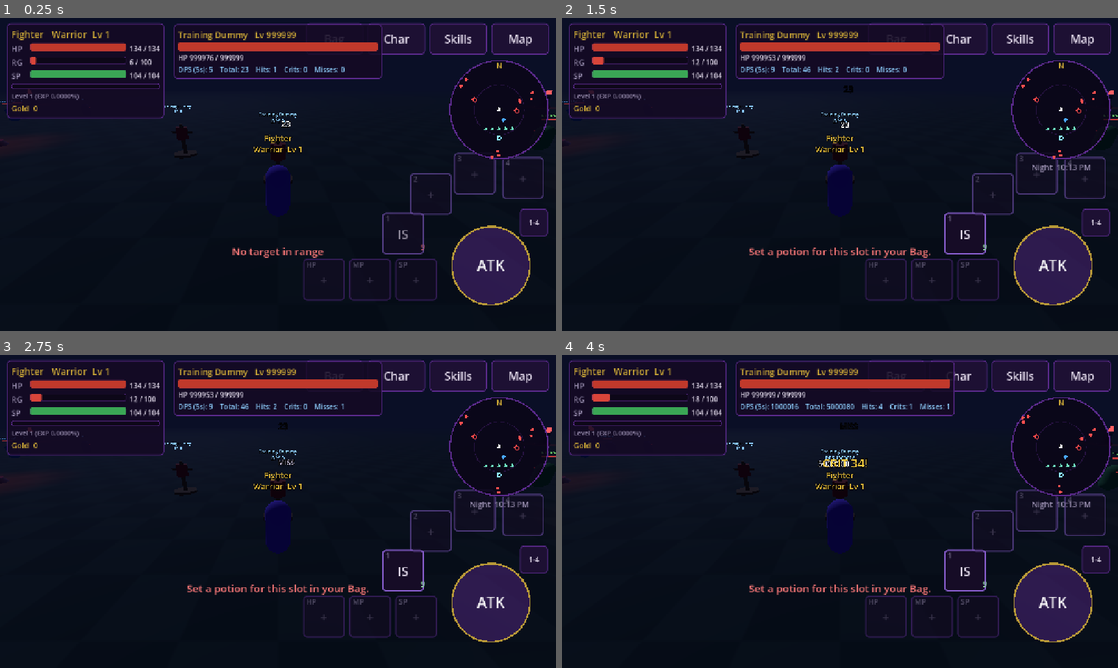
Above: before the commit, frames 1-4 (two rows, left to right).
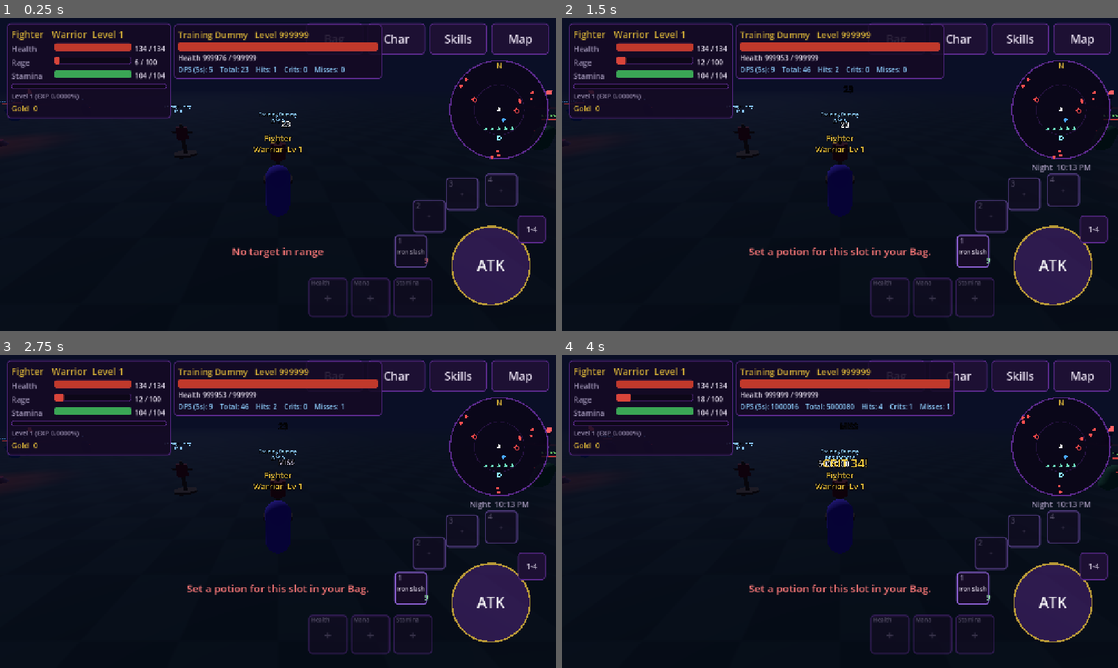
Above: after the commit, the same moments.

Repository: seanpaulodal/TheShadowMoons
Game: Godot game, scene res://dev/combat_scene_test.tscn
The game is run twice, just before and just after one commit, with the same random seed, the same clock (stepped at 60 frames per second) and the same inputs. This scene is started directly instead of the project's main scene.
Inputs (mouse positions are in pixels of both pictures, inside the frame that each line leads up to):
- Up to frame 1 (0.25 s): no input
- Up to frame 2 (1.5 s): click (884, 280) at 0.5 s, where only the run before the commit has a clickable "HP"; click (890, 296) at 1.25 s, where only the run after the commit has a clickable "Health"
- Up to frame 3 (2.75 s): click (372, 617) at 2 s, where only the run before the commit has a clickable "MP"
- Up to frame 4 (4 s): click (934, 633) at 2.75 s, where only the run after the commit has a clickable "Mana"; click (979, 617) at 3.5 s, where only the run before the commit has a clickable "SP"

The runs differ from the first frame. In frame 1, 3.6% of the frame differs, in the area x 2-99%, y 1-96%; in frame 2, 3.6%; in frame 3, 3.6%; in frame 4, 3.7%.

Commit message:
update skill slots name

Diff:
--- a/ui/hud/combat_hud.gd
+++ b/ui/hud/combat_hud.gd
@@ -19,6 +19,28 @@
 var fade_seconds: float = 0.35
 
 signal teleported(waypoint_id: String)
+
+const MAX_LABEL_CHARS: int = 10
+const QUICK_SLOT_LABEL_CHARS: int = 7
+const VITALS_WIDTH: float = 368.0
+const VITALS_HEIGHT: float = 0.0
+const BAR_WIDTH: float = 176.0
+const BAR_HEIGHT: float = 18.0
+const QUICK_SLOT_SIZE: float = 90.0
+const SKILL_BUTTON_SIZE: float = 76.0
+const SKILL_ARC_RADIUS: float = 188.0
+const LABEL_WORDS := {
+	"hp": "Health",
+	"health": "Health",
+	"mp": "Mana",
+	"mana": "Mana",
+	"sp": "Stamina",
+	"stamina": "Stamina",
+	"rg": "Rage",
+	"exp": "Experience",
+	"lv": "Level",
+	"atk": "Attack",
+}
 
 var _player: PlayerController
 var _controls: TouchControls
@@ -65,6 +87,90 @@
 var _refresh_time: float = 0.0
 
 
+func _word_label(raw_label: String, max_chars: int = MAX_LABEL_CHARS) -> String:
+	var trimmed := raw_label.strip_edges()
+	if trimmed == "":
+		return ""
+	var word := str(LABEL_WORDS.get(trimmed.to_lower(), trimmed))
+	if word.length() <= max_chars:
+		return word
+	if max_chars <= 3:
+		return "...".substr(0, max_chars)
+	return word.left(max_chars - 3) + "..."
+
+
+func _extract_name_from_variant(entry: Variant) -> String:
+	if entry is Dictionary:
+		var d := entry as Dictionary
+		for key in ["name", "display_name", "title", "label"]:
+			if d.has(key) and str(d[key]).strip_edges() != "":
+				return str(d[key]).strip_edges()
+	elif entry is Object and entry != null:
+		for prop in ["name", "display_name", "title", "skill_name"]:
+			if prop in entry and str(entry.get(prop)).strip_edges() != "":
+				return str(entry.get(prop)).strip_edges()
+	return ""
+
+
+func _skill_display_name(skill_id: String) -> String:
+	if skill_id == "":
+		return "+"
+
+	var db_type: Variant = SkillDB
+	if db_type != null:
+		for method_name in ["display_name", "skill_name", "name_of", "get_name", "title_of"]:
+			if db_type.has_method(method_name):
+				var resolved := str(db_type.call(method_name, skill_id)).strip_edges()
+				if resolved != "" and resolved.to_lower() != skill_id.to_lower():
+					return resolved
+
+		for getter_name in ["get_skill", "skill_data", "get_entry", "entry", "definition", "data_of"]:
+			if db_type.has_method(getter_name):
+				var entry_name := _extract_name_from_variant(db_type.call(getter_name, skill_id))
+				if entry_name != "":
+					return entry_name
+
+		for dict_prop in ["skills", "SKILLS", "entries", "DEFINITIONS", "definitions", "catalog", "db"]:
+			if dict_prop in db_type and db_type.get(dict_prop) is Dictionary:
+				var dict_val: Dictionary = db_type.get(dict_prop)
+				if dict_val.has(skill_id):
+					var dict_name := _extract_name_from_variant(dict_val[skill_id])
+					if dict_name != "":
+						return dict_name
+				for v in dict_val.values():
+					if v is Dictionary and str((v as Dictionary).get("id", "")) == skill_id:
+						var nested_name := _extract_name_from_variant(v)
+						if nested_name != "":
+							return nested_name
+
+	return skill_id.replace("_", " ").capitalize()
+
+
+func _replace_atk_in_tree(node: Node, attack_word: String) -> void:
+	if node == null:
+		return
+	if node is Button:
+		var btn := node as Button
+		if btn.text.strip_edges().to_upper() == "ATK":
+			btn.text = attack_word
+	elif node is Label:
+		var lbl := node as Label
+		if lbl.text.strip_edges().to_upper() == "ATK":
+			lbl.text = attack_word
+	for child in node.get_children():
+		_replace_atk_in_tree(child, attack_word)
+
+
+func _apply_attack_label_if_present() -> void:
+	var attack_word := _word_label("ATK")
+	if _controls != null:
+		for prop in ["attack_text", "atk_text", "attack_label", "atk_label"]:
+			if prop in _controls and _controls.get(prop) is String:
+				_controls.set(prop, attack_word)
+		_replace_atk_in_tree(_controls, attack_word)
+	_replace_atk_in_tree(self, attack_word)
+
+
 func setup(player: PlayerController) -> void:
 	_player = player
 	_controls = player.controls
@@ -84,6 +190,7 @@
 	_build_minimap()
 	_build_windows()
 	_build_fade()
+	_apply_attack_label_if_present()
 
 	Session.reward_granted.connect(_on_reward)
 	Session.character_changed.connect(_refresh_player)
@@ -187,6 +294,7 @@
 	add_child(column)
 
 	var frame := PanelContainer.new()
+	frame.custom_minimum_size = Vector2(VITALS_WIDTH, VITALS_HEIGHT)
 	frame.add_theme_stylebox_override("panel", _panel_style())
 	column.add_child(frame)
 	var box := VBoxContainer.new()
@@ -198,18 +306,18 @@
 	_name_label.add_theme_color_override("font_color", TSMTheme.ACCENT)
 	box.add_child(_name_label)
 
-	var hp := _bar_row(box, "HP", Color("c0392b"))
+	var hp := _bar_row(box, _word_label("HP"), Color("c0392b"))
 	_hp_bar = hp[0]
 	_hp_text = hp[1]
-	var mp := _bar_row(box, "MP", Color("2f7fd1"))
+	var mp := _bar_row(box, _word_label("MP"), Color("2f7fd1"))
 	_mp_bar = mp[0]
 	_mp_text = mp[1]
 	_mp_label = mp[2]
-	var sp := _bar_row(box, "SP", Color("3aa655"))
+	var sp := _bar_row(box, _word_label("SP"), Color("3aa655"))
 	_sp_bar = sp[0]
 	_sp_text = sp[1]
 
-	_exp_bar = _make_bar(Color("8fd0ff"), Vector2(300, 12))
+	_exp_bar = _make_bar(Color("8fd0ff"), Vector2(VITALS_WIDTH - 24.0, 12.0))
 	box.add_child(_exp_bar)
 	_exp_text = Label.new()
 	_exp_text.add_theme_font_size_override("font_size", 15)
@@ -237,16 +345,18 @@
 	parent.add_child(row)
 
 	var label := Label.new()
-	label.text = label_text
-	label.custom_minimum_size = Vector2(36, 0)
+	label.text = _word_label(label_text)
+	label.custom_minimum_size = Vector2(92, 0)
+	label.text_overrun_behavior = TextServer.OVERRUN_TRIM_ELLIPSIS
 	label.add_theme_font_size_override("font_size", 18)
 	label.add_theme_color_override("font_color", TSMTheme.MUTED)
 	row.add_child(label)
 
-	var bar := _make_bar(color, Vector2(220, 18))
+	var bar := _make_bar(color, Vector2(BAR_WIDTH, BAR_HEIGHT))
 	row.add_child(bar)
 
 	var value := Label.new()
+	value.custom_minimum_size = Vector2(74, 0)
 	value.add_theme_font_size_override("font_size", 16)
 	row.add_child(value)
 	return [bar, value, label]
@@ -424,26 +534,28 @@
 func _build_quick_slots() -> void:
 	var row := HBoxContainer.new()
 	row.set_anchors_preset(Control.PRESET_BOTTOM_RIGHT)
-	row.offset_right = -264
-	row.offset_left = -264 - 3 * 106
-	row.offset_bottom = -70
-	row.offset_top = -166
-	row.add_theme_constant_override("separation", 10)
+	row.offset_right = -276
+	row.offset_left = -276 - 3 * (QUICK_SLOT_SIZE + 8.0)
+	row.offset_bottom = -32
+	row.offset_top = -32 - QUICK_SLOT_SIZE
+	row.add_theme_constant_override("separation", 8)
 	add_child(row)
 
 	var tags := {"health": "HP", "mana": "MP", "stamina": "SP"}
 	for resource in DataRegistry.get_config("consumable_rules").get("quick_slots", []):
 		var button := Button.new()
-		button.custom_minimum_size = Vector2(96, 96)
+		button.custom_minimum_size = Vector2(QUICK_SLOT_SIZE, QUICK_SLOT_SIZE)
 		for state in ["normal", "hover", "pressed", "focus"]:
 			button.add_theme_stylebox_override(state, GameWindow.slot_style(Color("5b2a8c"), false))
 		button.pressed.connect(_on_quick_slot.bind(str(resource)))
 		row.add_child(button)
 
 		var tag := Label.new()
-		tag.text = str(tags.get(resource, ""))
-		tag.position = Vector2(8, 2)
-		tag.add_theme_font_size_override("font_size", 16)
+		tag.text = _word_label(str(tags.get(resource, resource)), QUICK_SLOT_LABEL_CHARS)
+		tag.position = Vector2(6, 2)
+		tag.size = Vector2(QUICK_SLOT_SIZE - 12.0, 20)
+		tag.text_overrun_behavior = TextServer.OVERRUN_TRIM_ELLIPSIS
+		tag.add_theme_font_size_override("font_size", 13)
 		tag.add_theme_color_override("font_color", TSMTheme.MUTED)
 		tag.mouse_filter = Control.MOUSE_FILTER_IGNORE
 		button.add_child(tag)
@@ -486,16 +598,17 @@
 ## Four skill buttons in an arc above and left of the ATK button, and a small
 ## button that swaps them between slots 1-4 and 5-8.
 func _build_skill_buttons() -> void:
-	var center := Vector2(-150.0, -150.0)            # the ATK button, from the bottom right corner
+	var center := Vector2(-152.0, -138.0)            # the ATK button, from the bottom right corner
+	var half_button := SKILL_BUTTON_SIZE * 0.5
 	for index in 4:
-		var angle := deg_to_rad([160.0, 130.0, 100.0, 70.0][index])
-		var middle := center + Vector2(cos(angle), -sin(angle)) * 215.0
+		var angle := deg_to_rad([166.0, 138.0, 110.0, 82.0][index])
+		var middle := center + Vector2(cos(angle), -sin(angle)) * SKILL_ARC_RADIUS
 		var button := Button.new()
 		button.set_anchors_preset(Control.PRESET_BOTTOM_RIGHT)
-		button.offset_left = middle.x - 48.0
-		button.offset_right = middle.x + 48.0
-		button.offset_top = middle.y - 48.0
-		button.offset_bottom = middle.y + 48.0
+		button.offset_left = middle.x - half_button
+		button.offset_right = middle.x + half_button
+		button.offset_top = middle.y - half_button
+		button.offset_bottom = middle.y + half_button
 		for state in ["normal", "hover", "pressed", "focus"]:
 			button.add_theme_stylebox_override(state, GameWindow.slot_style(Color("8a5fd0"), false))
 		button.pressed.connect(_on_skill_button.bind(index + 1))
@@ -510,10 +623,19 @@
 		button.add_child(number)
 
 		var icon := Label.new()
-		icon.set_anchors_and_offsets_preset(Control.PRESET_FULL_RECT)
+		icon.anchor_left = 0.0
+		icon.anchor_right = 1.0
+		icon.anchor_top = 0.0
+		icon.anchor_bottom = 1.0
+		icon.offset_left = 4.0
+		icon.offset_right = -4.0
+		icon.offset_top = 18.0
+		icon.offset_bottom = -16.0
 		icon.horizontal_alignment = HORIZONTAL_ALIGNMENT_CENTER
 		icon.vertical_alignment = VERTICAL_ALIGNMENT_CENTER
-		icon.add_theme_font_size_override("font_size", 30)
+		icon.autowrap_mode = TextServer.AUTOWRAP_WORD_SMART
+		icon.text_overrun_behavior = TextServer.OVERRUN_TRIM_ELLIPSIS
+		icon.add_theme_font_size_override("font_size", 13)
 		icon.mouse_filter = Control.MOUSE_FILTER_IGNORE
 		button.add_child(icon)
 
@@ -543,7 +665,7 @@
 
 	_swap_button = Button.new()
 	_swap_button.set_anchors_preset(Control.PRESET_BOTTOM_RIGHT)
-	var swap_middle := center + Vector2(99.0, -99.0)
+	var swap_middle := center + Vector2(96.0, -96.0)
 	_swap_button.offset_left = swap_middle.x - 32.0
 	_swap_button.offset_right = swap_middle.x + 32.0
 	_swap_button.offset_top = swap_middle.y - 32.0
@@ -571,6 +693,7 @@
 
 
 func _refresh_skills() -> void:
+	_apply_attack_label_if_present()
 	if _player == null or _player.skills == null or not Session.has_character():
 		return
 	_swap_button.text = "1-4" if _skill_page == 0 else "5-8"
@@ -579,7 +702,8 @@
 		var parts: Dictionary = _skill_buttons[index]
 		var skill_id := _player.skills.slot_skill(_skill_slot(index))
 		(parts["button"] as Button).get_child(0).text = str(_skill_page * 4 + index)
-		(parts["icon"] as Label).text = SkillWindow._initials(skill_id) if skill_id != "" else "+"
+		var label_text := _skill_display_name(skill_id) if skill_id != "" else "+"
+		(parts["icon"] as Label).text = label_text
 		(parts["icon"] as Label).add_theme_color_override("font_color", TSMTheme.TEXT if skill_id != "" else Color("5d5470"))
 		var shade := parts["shade"] as ColorRect
 		if skill_id == "":
@@ -843,14 +967,14 @@
 
 func _on_reward(summary: Dictionary) -> void:
 	if int(summary.get("exp", 0)) > 0:
-		add_feed("+%d EXP" % int(summary["exp"]), Color("8fd0ff"))
+		add_feed("+%d %s" % [int(summary["exp"]), _word_label("EXP")], Color("8fd0ff"))
 	if int(summary.get("gold", 0)) > 0:
 		add_feed("+%d gold" % int(summary["gold"]), TSMTheme.ACCENT)
 	for entry in summary.get("items", []):
 		var item_id := str(entry["item_id"])
 		add_feed("+ %s" % ItemDB.display_name(item_id), TSMTheme.rarity_color(ItemDB.rarity(item_id)))
 	if int(summary.get("levels_gained", 0)) > 0:
-		show_banner("LEVEL UP!  Lv %d" % int(summary.get("level", 1)))
+		show_banner("LEVEL UP!  %s %d" % [_word_label("Lv"), int(summary.get("level", 1))])
 
 
 # ---------- updating ----------
@@ -865,11 +989,11 @@
 		return
 	var fighter := _player.combatant
 	var c := Session.character
-	_name_label.text = "%s   %s  Lv %d" % [str(c.get("name", "?")),
-			str(c.get("class_id", "?")).capitalize(), int(c.get("level", 1))]
+	_name_label.text = "%s   %s  %s %d" % [str(c.get("name", "?")),
+			str(c.get("class_id", "?")).capitalize(), _word_label("Lv"), int(c.get("level", 1))]
 	_set_bar(_hp_bar, _hp_text, fighter.hp, fighter.max_health())
 	var class_id := str(Session.character.get("class_id", ""))
-	_mp_label.text = ClassResource.short_label(class_id)
+	_mp_label.text = _word_label(ClassResource.short_label(class_id))
 	var fill := _mp_bar.get_theme_stylebox("fill") as StyleBoxFlat
 	if fill != null:
 		fill.bg_color = ClassResource.color(class_id)
@@ -894,9 +1018,9 @@
 		return
 	var fighter: Combatant = _target.get("combatant")
 	_target_panel.visible = true
-	_target_name.text = "%s   Lv %d" % [fighter.display_name, fighter.level]
+	_target_name.text = "%s   %s %d" % [fighter.display_name, _word_label("Lv"), fighter.level]
 	_target_bar.value = float(fighter.hp) / maxf(1.0, float(fighter.max_health()))
-	_target_text.text = "HP %d / %d" % [fighter.hp, fighter.max_health()]
+	_target_text.text = "%s %d / %d" % [_word_label("HP"), fighter.hp, fighter.max_health()]
 
 	var effects: Array = []
 	for effect_id in fighter.status.active_ids():
